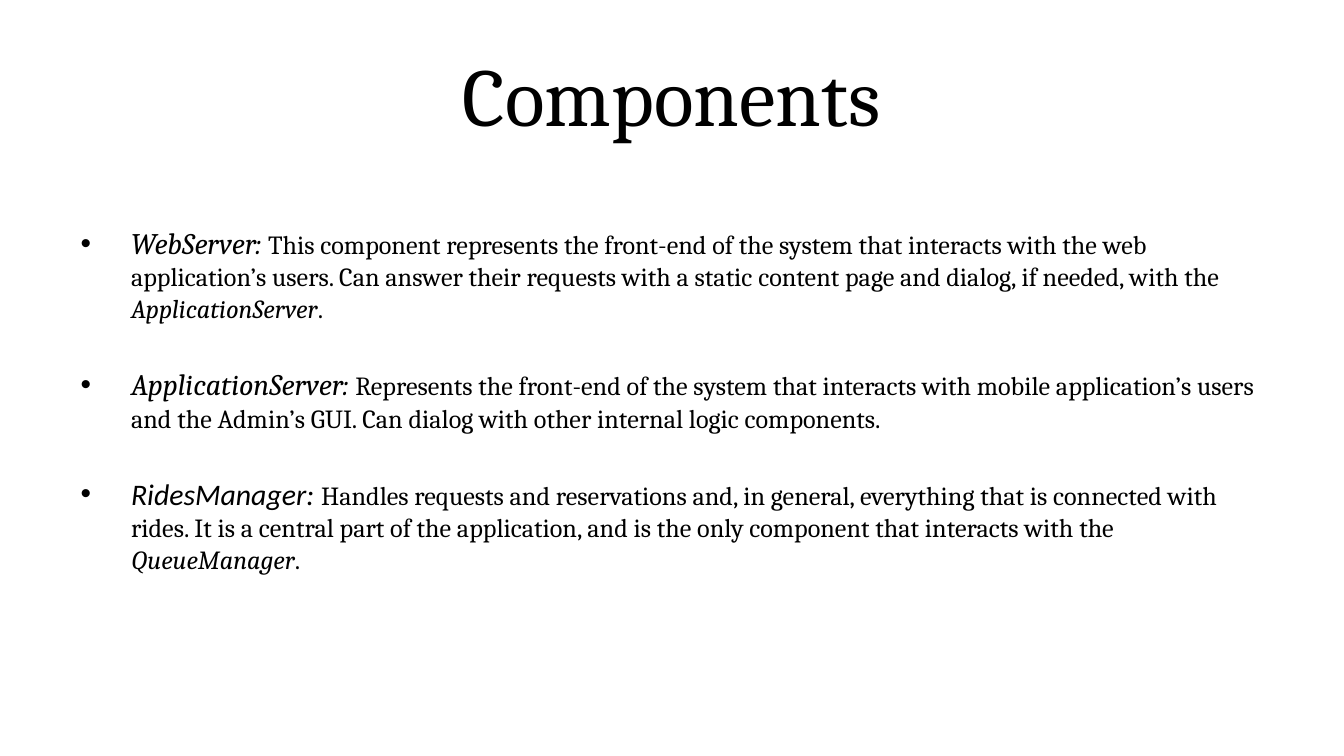
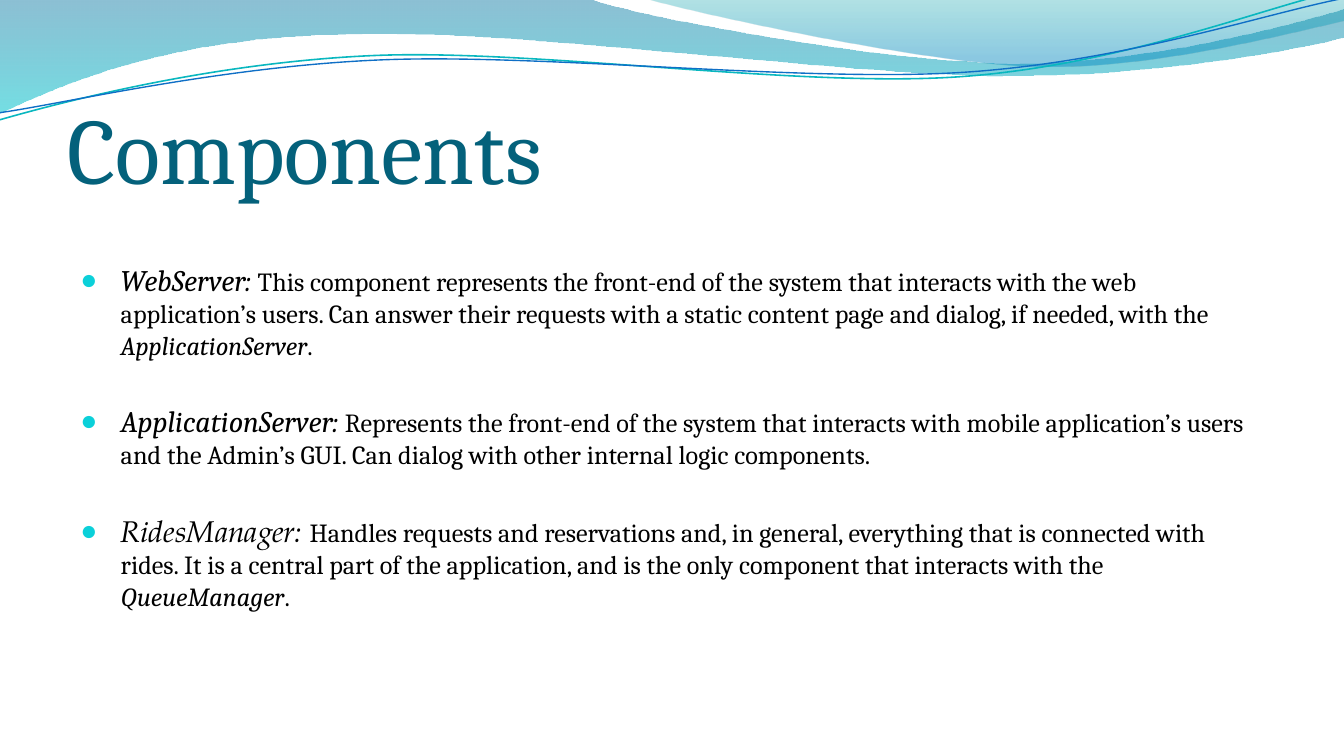
Before and after one commit to MarcoRomani/myTaxyService-SE2-PozziRomani, a slide deck: slide 1 of OtherStuff/DD all files/Components&Deployment.pptx. Drawn at 1344x756 pixels with LibreOffice and Linux fonts; fonts in the diff are those of the drawing; background and template pictures are left out. Boxes give left, top, right and bottom in pixels: in the first picture for what was removed or moved away, otherwise in the second. Text is boxed around its words. In the diff, an @@ line names an element or a change of style, - is before the commit and + after.

```diff
--- a/OtherStuff/DD all files/Components&Deployment.pptx
+++ b/OtherStuff/DD all files/Components&Deployment.pptx
@@ freeform shape added at [0,0,1344,113], fill gradient #0074A1 to #00C6CF @@
@@ freeform shape added at [0,0,1344,126], outline #0AB8BF 0.85 pt @@
@@ freeform shape added at [0,0,1344,120], outline #0F6FC6 0.75 pt @@
@@ freeform shape added at [644,0,1344,69], fill gradient #00A1A9 to #008BBF @@
@@ title "Components": place and size @@
-title "Components" at [463,70,881,144]
+title "Components" at [67,99,542,204]
@@ title "Components" at [67,99,542,204]: size 44 to 50 pt, text colour #000000 to #04617B; alignment centre to left; vertical alignment middle to bottom @@
@@ text "WebServer: This component represents the ...": place and size @@
-text "WebServer: This component represents the ..." at [131,233,1254,575]
+text "WebServer: This component represents the ..." at [121,270,1244,612]
@@ text "WebServer: This component represents the ..." at [121,270,1244,612]: font Calibri to TeX Gyre Pagella in "RidesManager:"; bullet • to ● @@
```
Also in this commit, not shown: 6 other slides changed, 1 other file.
